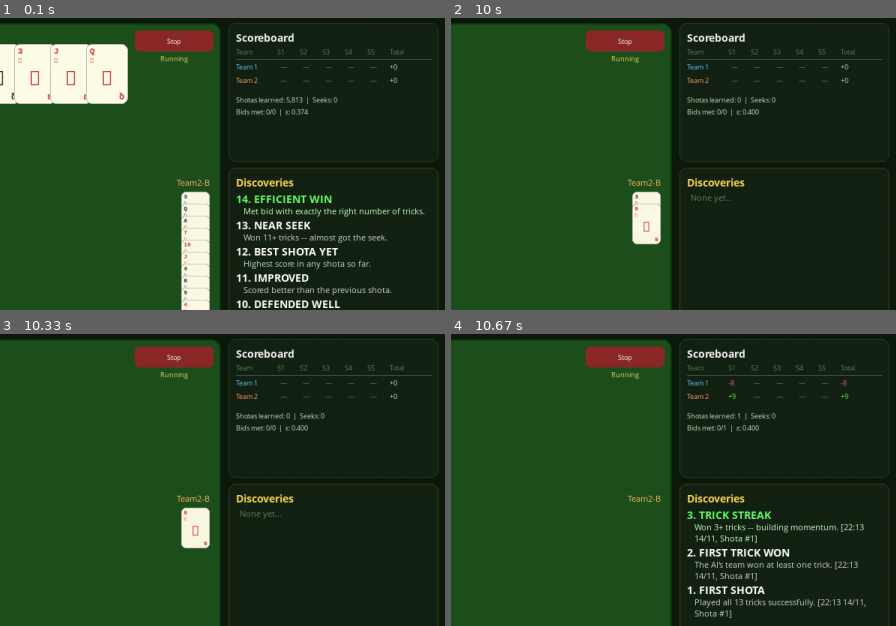
Above: before the commit, frames 1-4 (two rows, left to right).
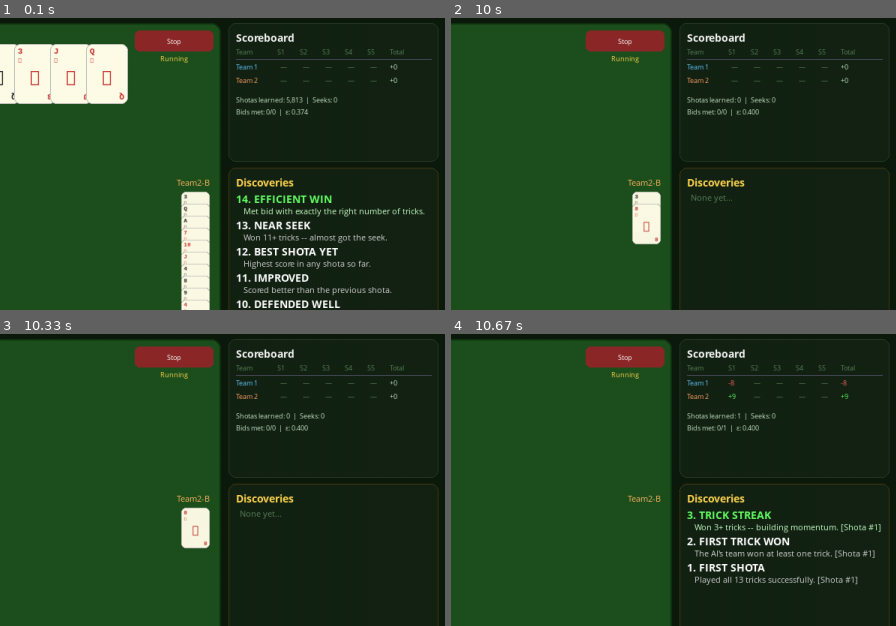
Above: after the commit, the same moments.

Repository: aamagzoub/engineering-intelligence
Game: pygame game, started from gui_wist_discovery/main.py
Two runs of this game, one before a commit and one after it. Both use one fixed random seed, a clock stepped at 60 frames per second and the inputs below.
Inputs (mouse positions are % of the whole screen's width and height, from its top left):
- Up to frame 1 (0.1 s): no input
- Up to frame 2 (10 s): click "Reset Brain" at 0.38 s; click (50, 57) at 0.72 s; tap Space at 1, 1.33, 2.57, 5.3, 5.6, 7.07 s; click (49, 63) at 2.22 s; click (85, 77) at 3.38 s; click (81, 48) at 3.72 s; click (71, 32) at 4.05 s; click (77, 61) at 5.72 s; click (19, 88) at 6.05 s; click (34, 17) at 6.38 s; click (40, 46) at 6.72 s; click (29, 66) at 8.12 s; click (54, 78) at 8.85 s; click (82, 27) at 9.18 s; click (55, 21) at 9.52 s; click (22, 14) at 9.85 s
- Up to frame 3 (10.33 s): no input
- Up to frame 4 (10.67 s): no input
The pictures show only the part of the screen within x 50-100%, y 6-56%; the shares and areas given below are measured in that part.

Frames 1-3 are identical in both runs. In frame 4, 3.4% of the frame differs, in the area x 53-97%, y 65-98%.

Commit message:
Remove timestamp from discovery descriptions, shota number is sufficient

Diff:
--- a/gui_wist_discovery/main.py
+++ b/gui_wist_discovery/main.py
@@ -753,11 +753,8 @@
         }
 
     def _enrich_description(self, key: str, base_desc: str, stats: dict) -> str:
-        """Add live stats and timestamp to the description."""
-        from datetime import datetime
+        """Add live stats to the description."""
         suffix_parts = []
-
-        suffix_parts.append(datetime.now().strftime("%H:%M %d/%m"))
 
         if stats["episodes"] > 0:
             suffix_parts.append(f"Shota #{stats['episodes']}")
